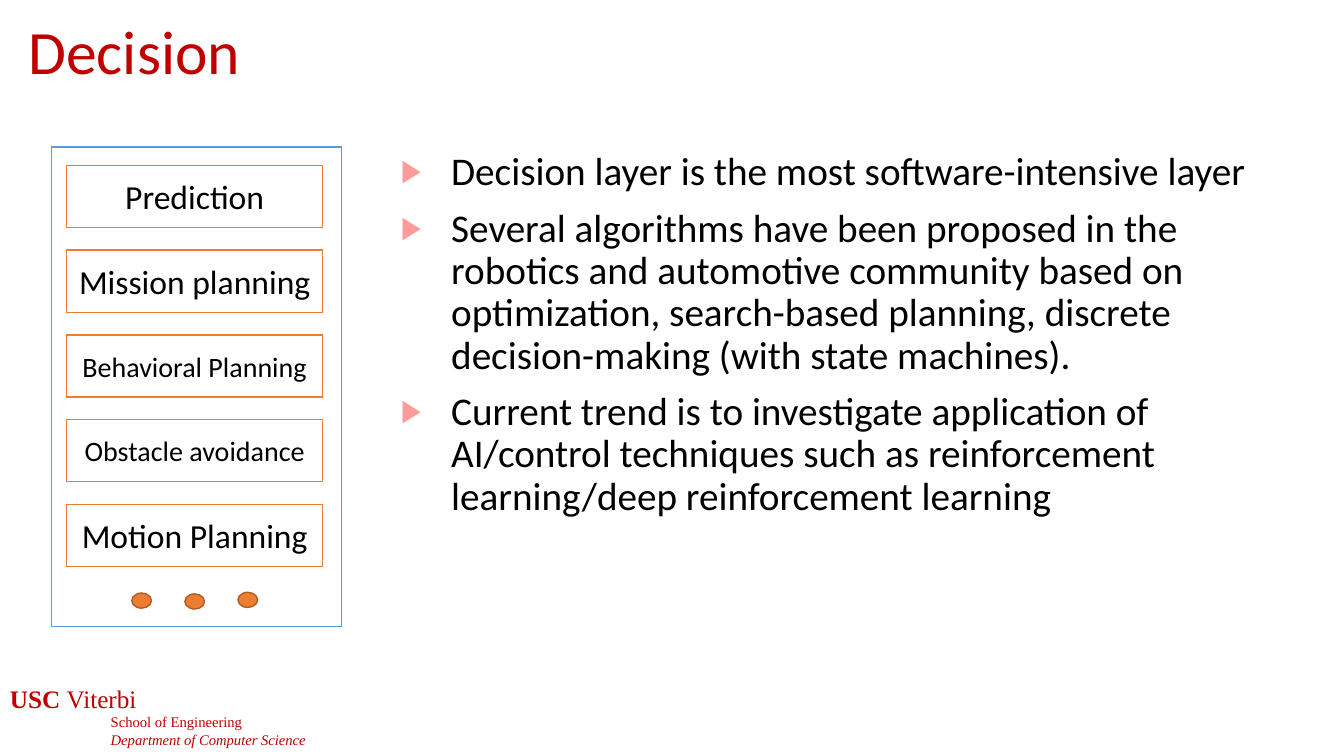
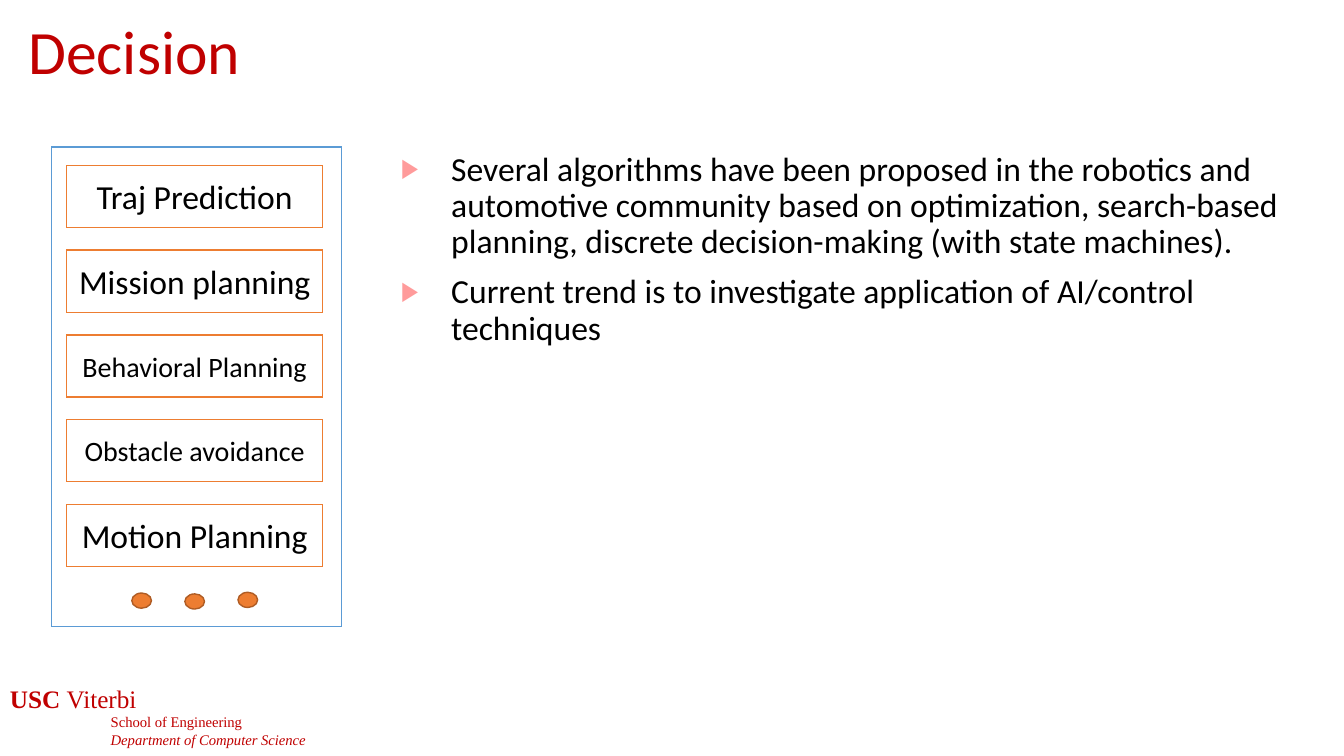
Before and after one commit to jdeshmukh/jdeshmukh.github.io, a slide deck: slide 7 of teaching/cs513-autocps-fall-2025/slides/Planning.pptx. Drawn at 1344x756 pixels with LibreOffice and Linux fonts; fonts in the diff are those of the drawing; background and template pictures are left out. Boxes give left, top, right and bottom in pixels: in the first picture for what was removed or moved away, otherwise in the second. Text is boxed around its words. In the diff, an @@ line names an element or a change of style, - is before the commit and + after.

```diff
--- a/teaching/cs513-autocps-fall-2025/slides/Planning.pptx
+++ b/teaching/cs513-autocps-fall-2025/slides/Planning.pptx
@@ text at [451,157,1245,192]: paragraph removed @@
-▶ Decision layer is the most software-intensive layer
@@ text at [451,157,1277,259]: size 28 to 24 pt in "Several algorithms have been proposed in the ..." @@
@@ text in rectangle at [97,185,293,215]: text changed @@
-Prediction
+Traj Prediction
@@ text at [451,279,1194,346]: text changed; size 28 to 24 pt @@
-▶ Current trend is to investigate application of AI/control techniques such as reinforcement learning/deep reinforcement learning
+▶ Current trend is to investigate application of AI/control techniques
```
Also in this commit, not shown: 7 other slides changed, 1 slide added, 1 other file.
